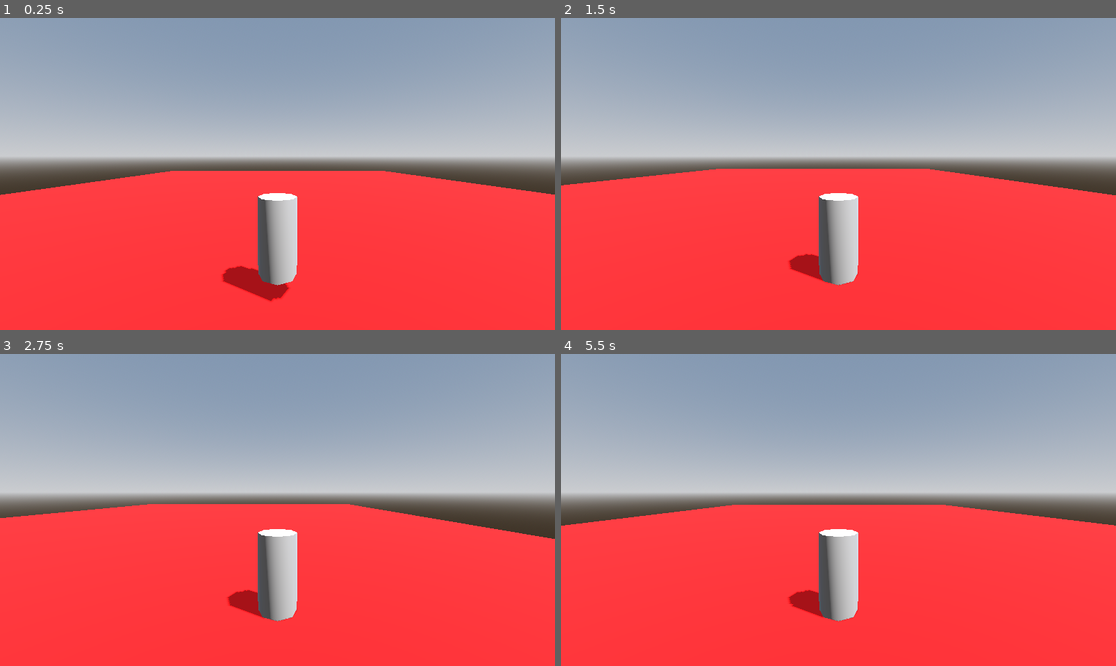
Above: before the commit, frames 1-4 (two rows, left to right).
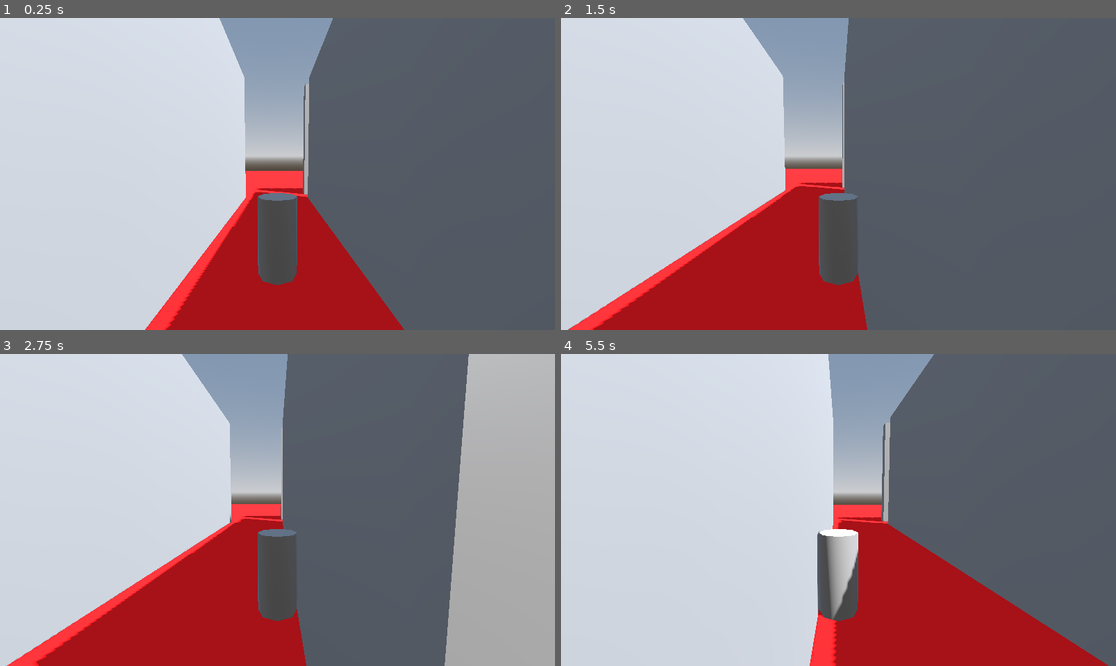
Above: after the commit, the same moments.

Repository: AnxietyTheOrk/GraveRobbery
Game: Godot game, scene res://Scenes/level_1.tscn
The game is run twice, just before and just after one commit, with the same random seed, the same clock (stepped at 60 frames per second) and the same inputs.
Inputs:
- Up to frame 1 (0.25 s): no input
- Up to frame 2 (1.5 s): tap Enter (ui_accept) at 0.5, 0.77 s; hold D (move_right) 0.53-1.28 s; tap C (rotate_above) at 0.6 s; hold S (move_back) from 1.28 s (still down); tap Z (rotate_below) at 1.35 s
- Up to frame 3 (2.75 s): tap Enter (ui_accept) at 1.52 s; release S (move_back) at 2.03 s; hold D (move_right) from 2.03 s (still down); tap C (rotate_above) at 2.1 s
- Up to frame 4 (5.5 s): release D (move_right) at 2.78 s; hold W (move_forward) 2.78-3.53 s; tap Z (rotate_below) at 2.85, 4.35 s; tap Enter (ui_accept) at 3.02, 3.77, 4.52 s; hold A (move_left) 3.53-5.03 s; tap C (rotate_above) at 3.6, 5.1 s; hold S (move_back) from 5.03 s (still down)

The runs differ from the first frame. In frame 1, 89% of the frame differs, in the area x 0-100%, y 0-100%; in frame 2, 89%; in frame 3, 87%; in frame 4, 90%.

Commit message:
Last Sync: 2025-09-23 08:36 (Mobile)

Diff:
--- a/grave-robbery/Scenes/level_1.tscn
+++ b/grave-robbery/Scenes/level_1.tscn
@@ -27,7 +27,7 @@
 shadow_enabled = true
 
 [node name="Player" parent="." instance=ExtResource("1_vk57k")]
-transform = Transform3D(-4.3711385e-08, 0, 0.99999994, 0, 1, 0, -0.99999994, 0, -4.3711385e-08, 16.988947, 1, 0.089)
+transform = Transform3D(-4.3711385e-08, 0, 0.99999994, 0, 1, 0, -0.99999994, 0, -4.3711385e-08, 16.988947, 1, -12.320622)
 
 [node name="CSGCombiner3D" type="CSGCombiner3D" parent="."]
 use_collision = true
@@ -35,3 +35,15 @@
 [node name="CSGBox3D" type="CSGBox3D" parent="CSGCombiner3D"]
 size = Vector3(50, 0.5, 50)
 material = SubResource("StandardMaterial3D_vk57k")
+
+[node name="CSGBox3D2" type="CSGBox3D" parent="CSGCombiner3D"]
+transform = Transform3D(1, 0, 0, 0, -4.371139e-08, -1, 0, 1, -4.371139e-08, 15.173, 5, -9.417)
+size = Vector3(20, 0.5, 10)
+
+[node name="CSGBox3D3" type="CSGBox3D" parent="CSGCombiner3D"]
+transform = Transform3D(1, 0, 0, 0, -4.371139e-08, -1, 0, 1, -4.371139e-08, 15.173, 5, -15.112)
+size = Vector3(20, 0.5, 10)
+
+[node name="CSGBox3D4" type="CSGBox3D" parent="CSGCombiner3D"]
+transform = Transform3D(1, 0, 0, 0, 1, 0, 0, 0, 1, 3.18, 5, -19.756)
+size = Vector3(1, 10, 10)
